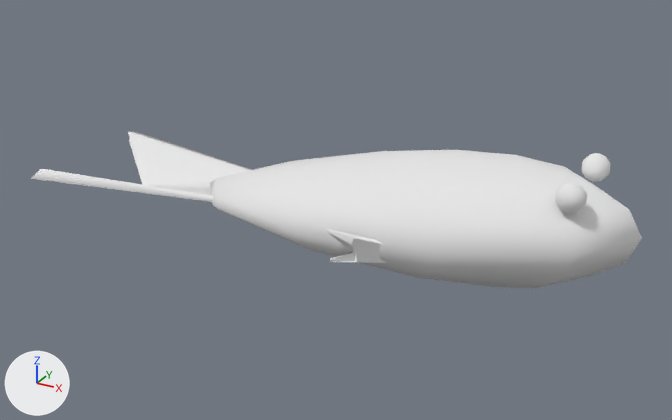
Two versions of the OBJ model Graficas/models/fish2/fish2.obj, one commit apart.
Camera for both pictures: a 50 mm camera at (249.0, -441.0, 237.0) aimed at (7.0, -1.0, 17.0). The axes (+X, +Y, +Z) are drawn at lower left. The lights are the same throughout. Where no turn or scale is listed for an object, it has been applied to the vertices.

Names of what the first picture shows: '000_Cylinder_-_baked', '001_Box_-_baked', '003_Sphere', '004_Sphere_1', '005_Sphere_2'.
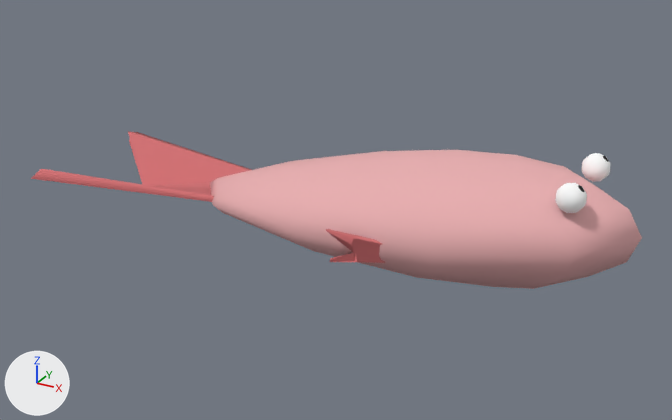
Location of each change, [x1, y1, x2, y2] in pixels of the pictures (672 x 420 px):
'003_Sphere', recoloured (white to pink)
    both: [210, 150, 642, 289]
'000_Cylinder_-_baked', recoloured (white to pink)
    both: [31, 131, 252, 202]
'001_Box_-_baked', recoloured
    both: [326, 229, 386, 263]

Diff of the bpy script that builds the scene:
```diff
--- a/Graficas/models/fish2/fish2.obj.py
+++ b/Graficas/models/fish2/fish2.obj.py
@@ mat_cylinder_material_6b488a62_5eb7_433a_8750_807ba2e7e70e @@
 mat_cylinder_material_6b488a62_5eb7_433a_8750_807ba2e7e70e = principled_material('Cylinder material_6b488a62-5eb7-433a-8750-807ba2e7e70e')
-mat_cylinder_material_6b488a62_5eb7_433a_8750_807ba2e7e70e.base_color = (0.8, 0.8, 0.8)  # white #e7e7e7
+mat_cylinder_material_6b488a62_5eb7_433a_8750_807ba2e7e70e.base_color = (0.635, 0.157, 0.165)  # pink #d16e71
 mat_cylinder_material_6b488a62_5eb7_433a_8750_807ba2e7e70e.roughness = 1.0
@@ mat_box_material_1_723c81fa_b34f_445f_8bdc_b1b1d312b690 @@
 mat_box_material_1_723c81fa_b34f_445f_8bdc_b1b1d312b690 = principled_material('Box material 1_723c81fa-b34f-445f-8bdc-b1b1d312b690')
-mat_box_material_1_723c81fa_b34f_445f_8bdc_b1b1d312b690.base_color = (0.8, 0.8, 0.8)  # white #e7e7e7
+mat_box_material_1_723c81fa_b34f_445f_8bdc_b1b1d312b690.base_color = (0.635, 0.157, 0.165)  # pink #d16e71
 mat_box_material_1_723c81fa_b34f_445f_8bdc_b1b1d312b690.roughness = 1.0
@@ mat_sphere_material_86bf30c6_118b_4464_8606_d46c2efeeba7 @@
 mat_sphere_material_86bf30c6_118b_4464_8606_d46c2efeeba7 = principled_material('Sphere material_86bf30c6-118b-4464-8606-d46c2efeeba7')
-mat_sphere_material_86bf30c6_118b_4464_8606_d46c2efeeba7.base_color = (0.8, 0.8, 0.8)  # white #e7e7e7
+mat_sphere_material_86bf30c6_118b_4464_8606_d46c2efeeba7.base_color = (0.812, 0.427, 0.435)  # pink #e9afb0
 mat_sphere_material_86bf30c6_118b_4464_8606_d46c2efeeba7.roughness = 1.0
```
